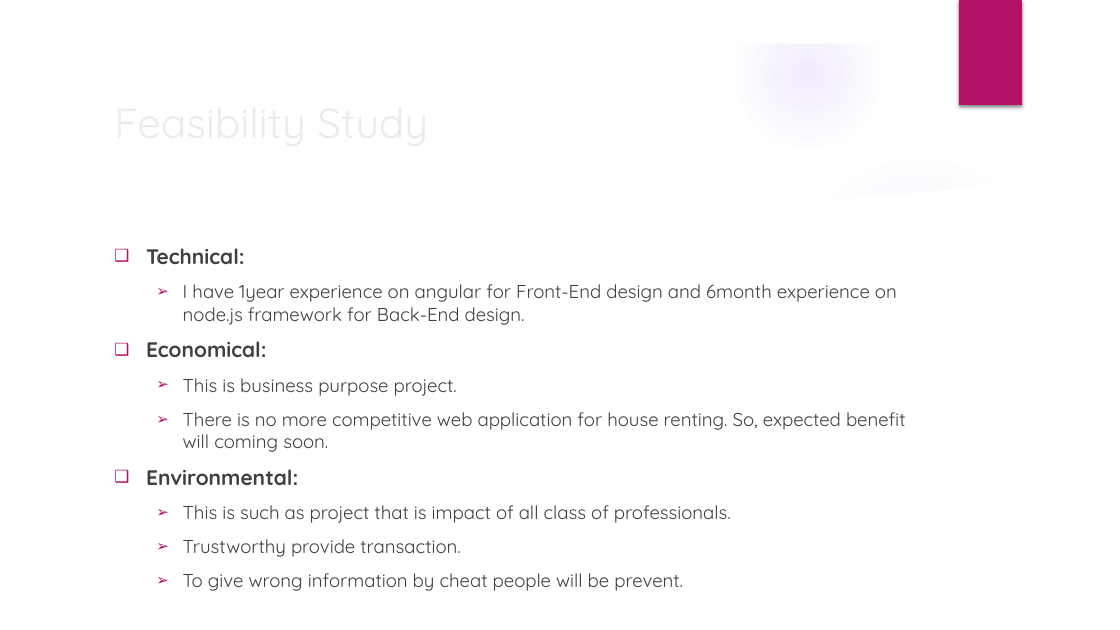
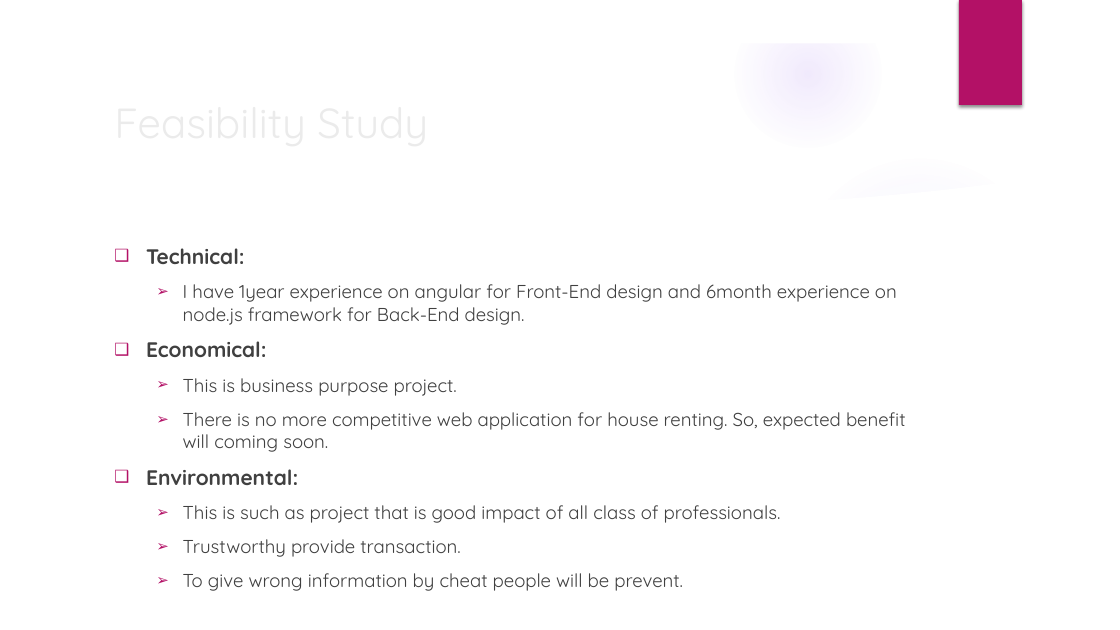
Before and after one commit to ShahabuddinAhmed/Presentation, a slide deck: slide 6 of HouseRenting.pptx. Drawn at 1120x630 pixels with LibreOffice and Linux fonts; fonts in the diff are those of the drawing; background and template pictures are left out. Boxes give left, top, right and bottom in pixels: in the first picture for what was removed or moved away, otherwise in the second. Text is boxed around its words. In the diff, an @@ line names an element or a change of style, - is before the commit and + after.

```diff
--- a/HouseRenting.pptx
+++ b/HouseRenting.pptx
@@ text at (183,505,781,523): text changed @@
-  ➢ This is such as project that is impact of all class of professionals.
+  ➢ This is such as project that is good impact of all class of professionals.
```
Also in this commit, not shown: 2 other slides changed.
